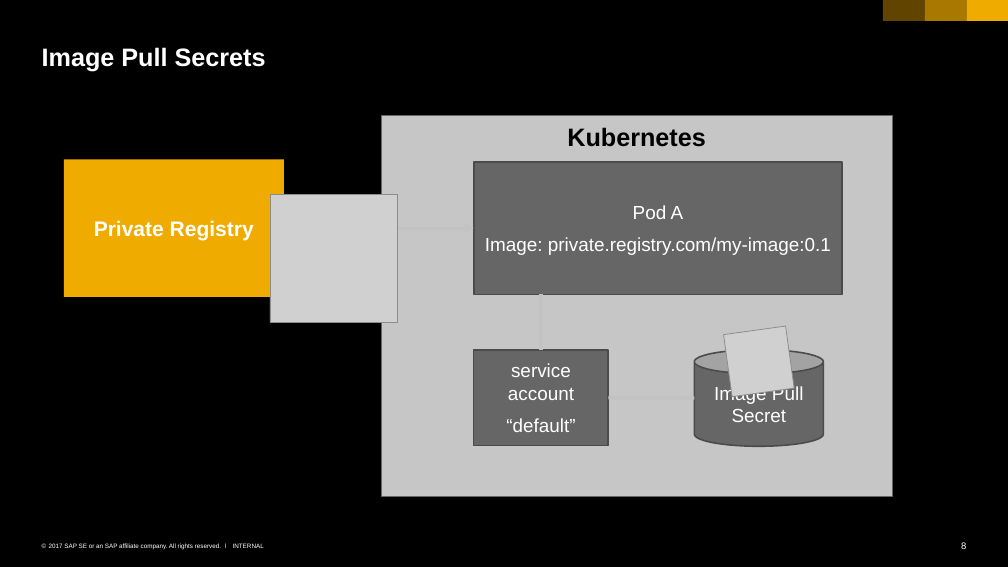
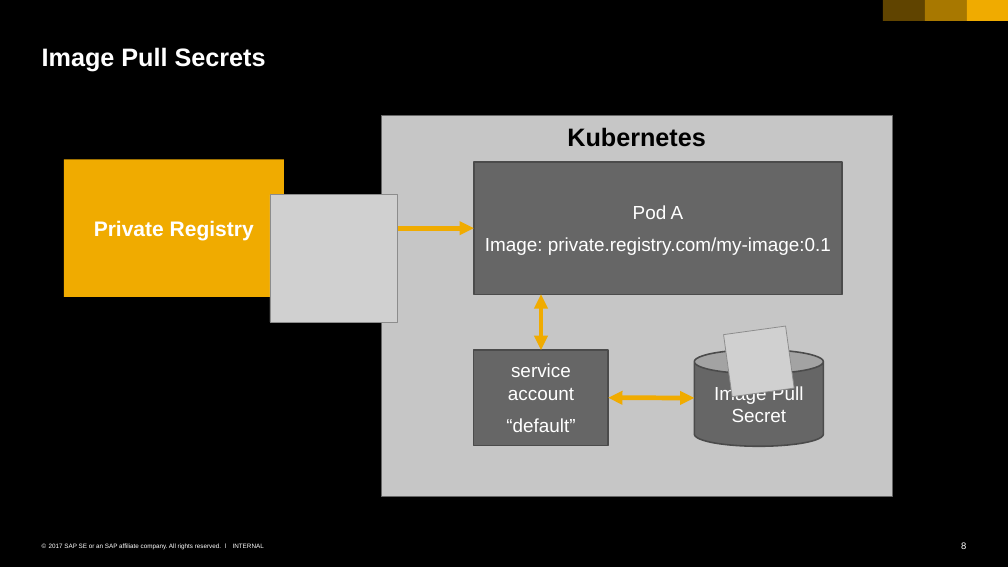
Before and after one commit to cuijiyao01/docker-k8s-training, a slide deck: slide 8 of kubernetes/08_administration.pptx. Drawn at 1008x567 pixels with LibreOffice and Linux fonts; fonts in the diff are those of the drawing; grey boxes stand for pictures. Boxes give left, top, right and bottom in pixels: in the first picture for what was removed or moved away, otherwise in the second. Text is boxed around its words. In the diff, an @@ line names an element or a change of style, - is before the commit and + after.

```diff
--- a/kubernetes/08_administration.pptx
+++ b/kubernetes/08_administration.pptx
@@ double arrow (284, 228) - (474, 228): stroke #C2C2C2 3 pt to #F0AB00 4.5 pt @@
@@ line (541, 295) - (541, 350): line to double arrow; stroke #C2C2C2 3 pt to #F0AB00 4.5 pt @@
@@ line (608, 397) - (694, 397): line to double arrow; stroke #C2C2C2 3 pt to #F0AB00 4.5 pt @@
```
Also in this commit, not shown: 4 other slides changed, 2 slides added, 1 slide removed.
